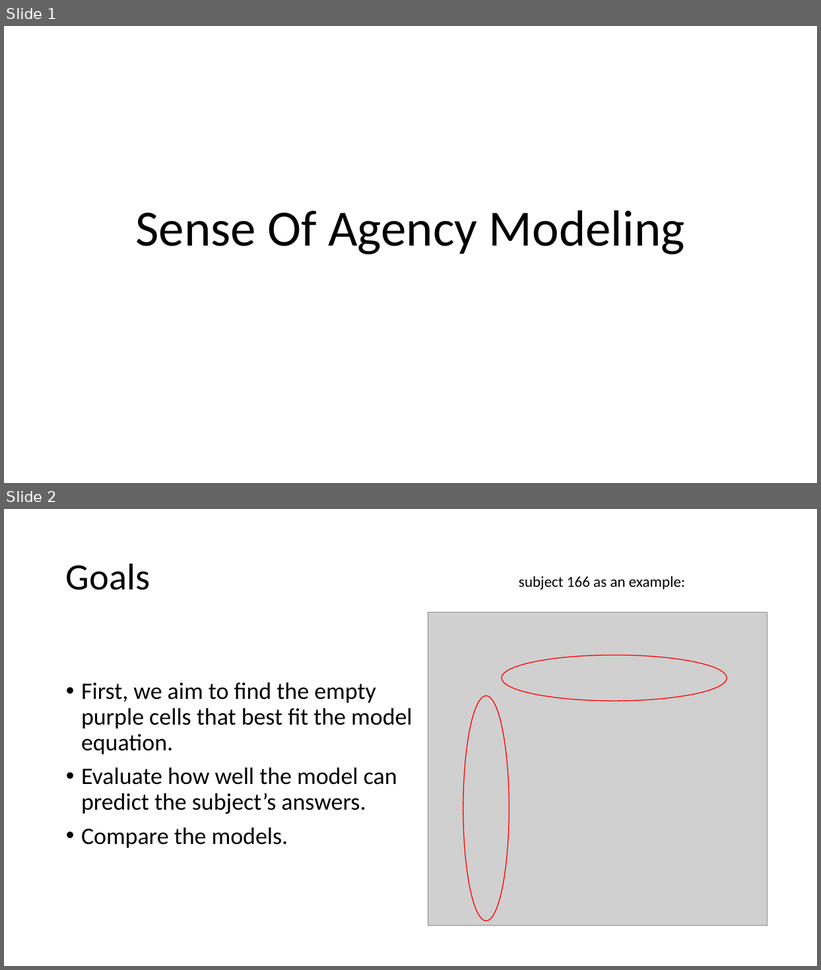
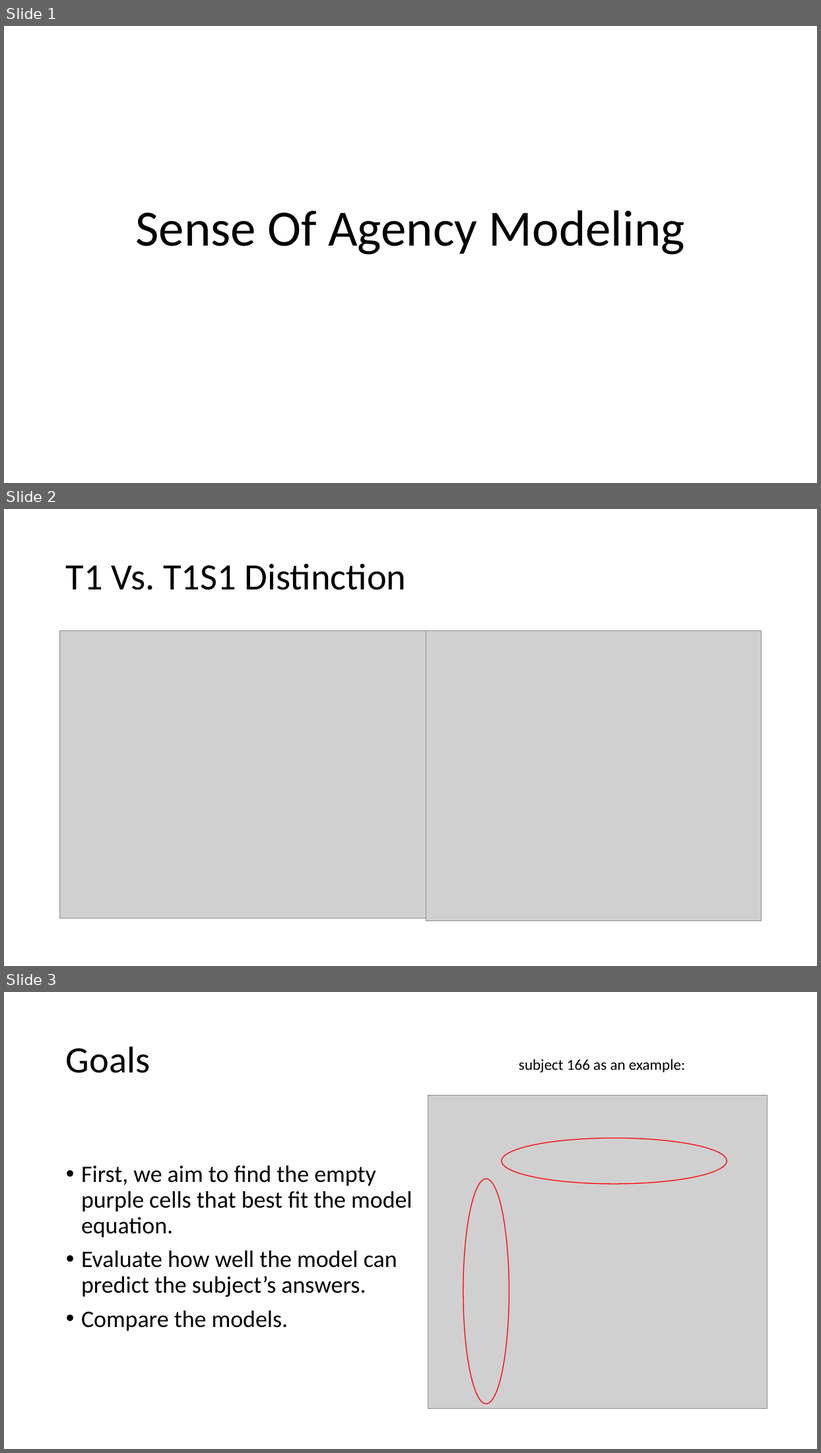
Before and after one commit to OzMashiah/ultra-instinct-modelling, a slide deck: Modeling Results.pptx. Shown one above the other, each under a label of ours: slides 1 and 2 before the commit, slides 1, 2 and 3 after it. The pictures are 821x970 and 821x1453 pixels, drawn with LibreOffice and Linux fonts; fonts in the diff are those of the drawing; grey boxes stand for pictures. Boxes give left, top, right and bottom in pixels: in the first picture for what was removed or moved away, otherwise in the second. Text is boxed around its words. In the diff, an @@ line names an element or a change of style, - is before the commit and + after.

```diff
--- a/Modeling Results.pptx
+++ b/Modeling Results.pptx
@@ slide 2 added at (4, 509, 817, 966), background #FFFFFF @@
@@ title added at (66, 564, 407, 590), 44 pt, text #000000 @@
+T1 Vs. T1S1 Distinction
@@ picture added at (60, 631, 434, 918) @@
@@ picture added at (426, 631, 761, 921) @@
@@ what was slide 2 is now slide 3 @@
```
Also in this commit, not shown: 2 slides changed, 8 other slides added, 1 slide removed.
